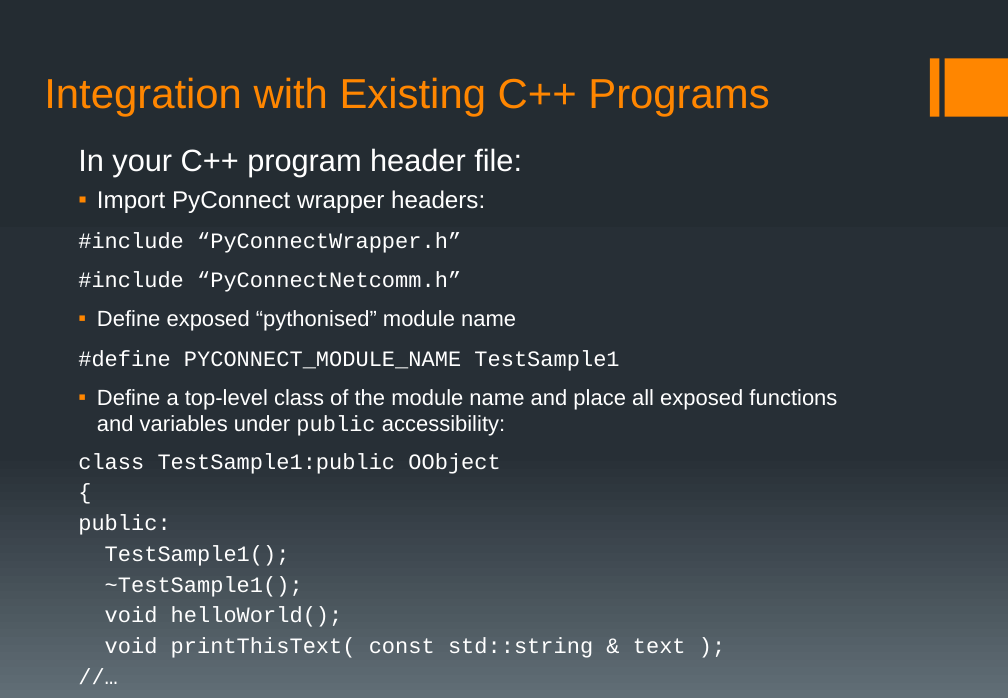
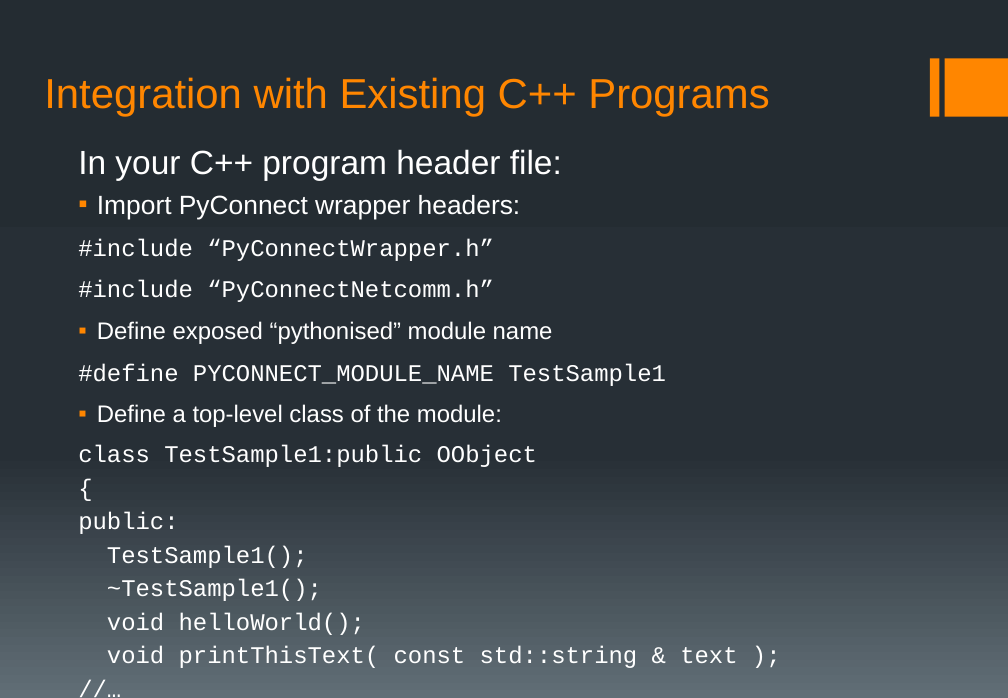
Before and after one commit to uts-magic-lab/pyconnect, a slide deck: slide 8 of doc/pyconnect_intro.pptx. Drawn at 1008x698 pixels with LibreOffice and Linux fonts; fonts in the diff are those of the drawing. Boxes give left, top, right and bottom in pixels: in the first picture for what was removed or moved away, otherwise in the second. Text is boxed around its words. In the diff, an @@ line names an element or a change of style, - is before the commit and + after.

```diff
--- a/doc/pyconnect_intro.pptx
+++ b/doc/pyconnect_intro.pptx
@@ text at <box>78,149,737,668</box>: size 23.8 to 25.9 pt in "In your C++ program header file:"; size 18.7 to 20.4 pt in "Import PyConnect wrapper headers:"; size 17 to 18.5 pt in "#include “PyConnectWrapper.h”", "#include “PyConnectNetcomm.h”", "Define exposed “pythonised” module name", "#define PYCONNECT_MODULE_NAME TestSample1" and 9 more places @@
@@ text at <box>97,404,502,427</box>: text changed; size 17 to 18.5 pt @@
-▪ Define a top-level class of the module name and place all exposed functions and variables under public accessibility:
+▪ Define a top-level class of the module:
```
Also in this commit, not shown: 6 other slides changed, 1 other file.
